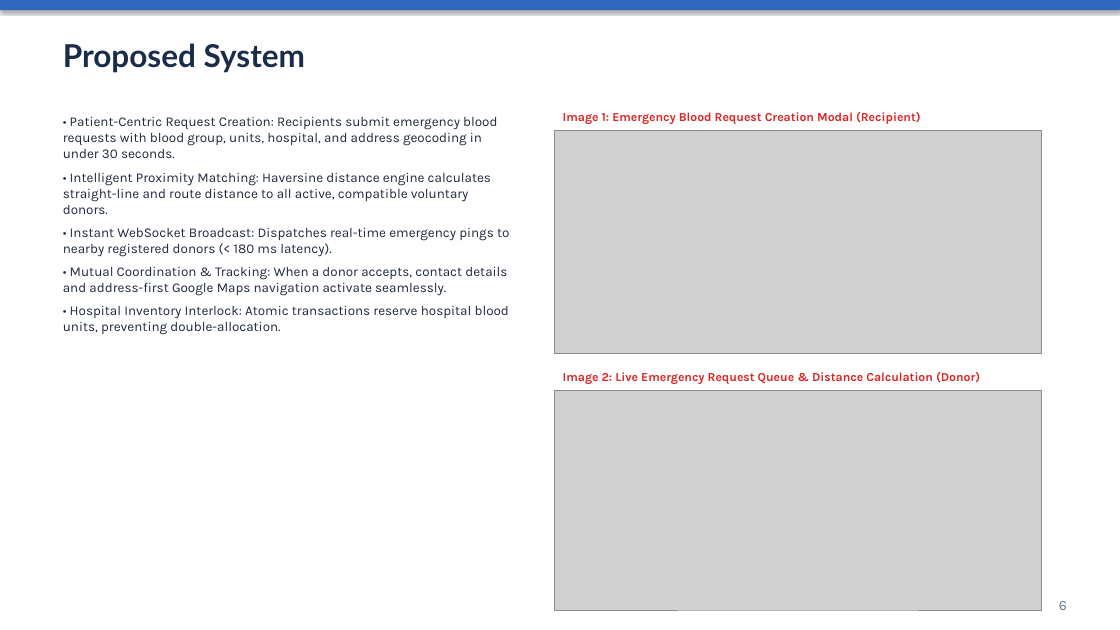
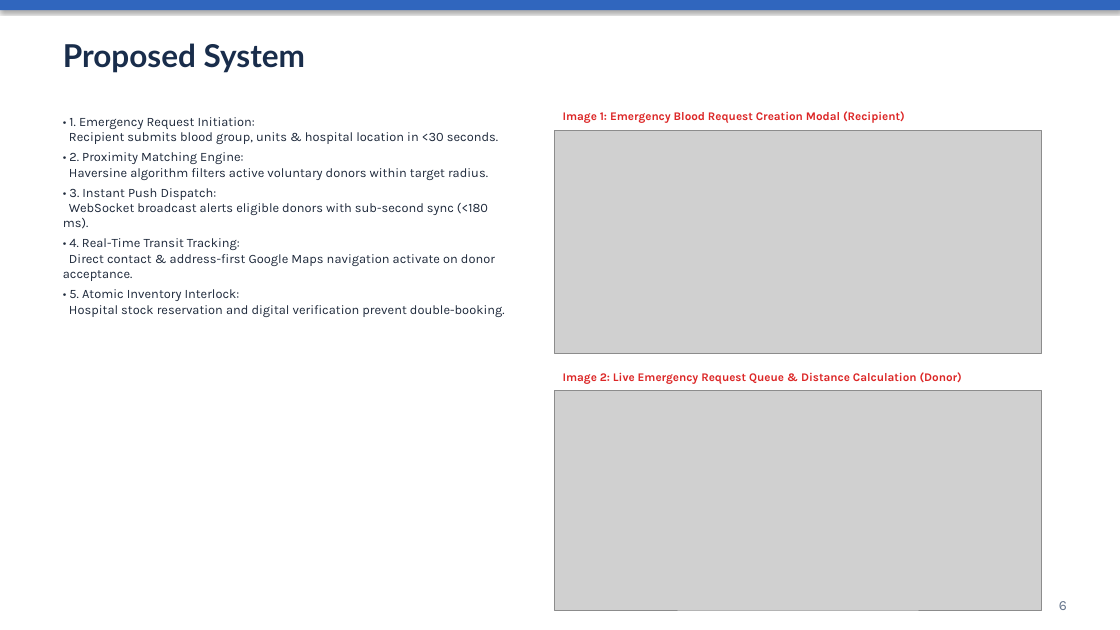
Before and after one commit to rohitmanu-design/BloodNet, a slide deck: slide 6 of BLOODNET_PROJECT_PRESENTATION.pptx. Drawn at 1120x630 pixels with LibreOffice and Linux fonts; fonts in the diff are those of the drawing; grey boxes stand for pictures. Boxes give left, top, right and bottom in pixels: in the first picture for what was removed or moved away, otherwise in the second. Text is boxed around its words. In the diff, an @@ line names an element or a change of style, - is before the commit and + after.

```diff
--- a/BLOODNET_PROJECT_PRESENTATION.pptx
+++ b/BLOODNET_PROJECT_PRESENTATION.pptx
@@ text at (x1=63, y1=117, x2=505, y2=317): text changed; size 11.5 to 11 pt @@
-• Patient-Centric Request Creation: Recipients submit emergency blood requests with blood group, units, hospital, and address geocoding in under 30 seconds.
-• Intelligent Proximity Matching: Haversine distance engine calculates straight-line and route distance to all active, compatible voluntary donors.
-• Instant WebSocket Broadcast: Dispatches real-time emergency pings to nearby registered donors (< 180 ms latency).
-• Mutual Coordination & Tracking: When a donor accepts, contact details and address-first Google Maps navigation activate seamlessly.
-• Hospital Inventory Interlock: Atomic transactions reserve hospital blood units, preventing double-allocation.
+• 1. Emergency Request Initiation:
+Recipient submits blood group, units & hospital location in <30 seconds.
+• 2. Proximity Matching Engine:
+Haversine algorithm filters active voluntary donors within target radius.
+• 3. Instant Push Dispatch:
+WebSocket broadcast alerts eligible donors with sub-second sync (<180 ms).
+• 4. Real-Time Transit Tracking:
+Direct contact & address-first Google Maps navigation activate on donor acceptance.
+• 5. Atomic Inventory Interlock:
+Hospital stock reservation and digital verification prevent double-booking.
@@ text "Image 1: Emergency Blood Request ..." at (x1=563, y1=111, x2=905, y2=123): size 10.5 to 10 pt @@
@@ text "Image 2: Live Emergency Request ..." at (x1=563, y1=372, x2=962, y2=384): size 10.5 to 10 pt @@
```
Also in this commit, not shown: 11 other slides changed, 5 other files.
